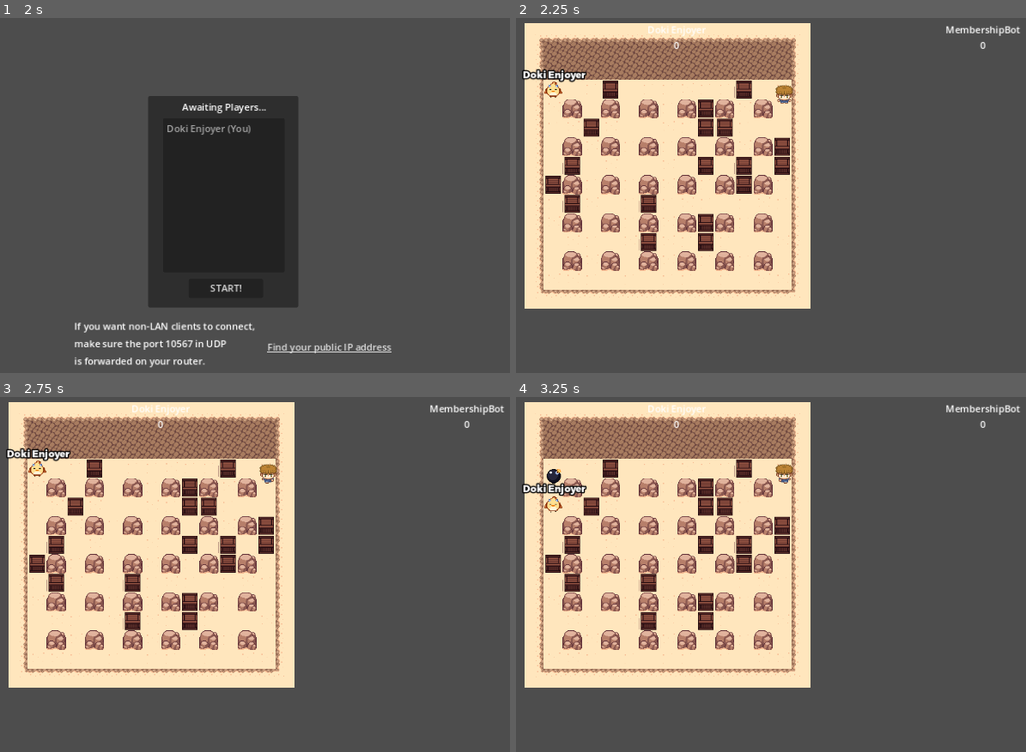
Above: before the commit, frames 1-4 (two rows, left to right).
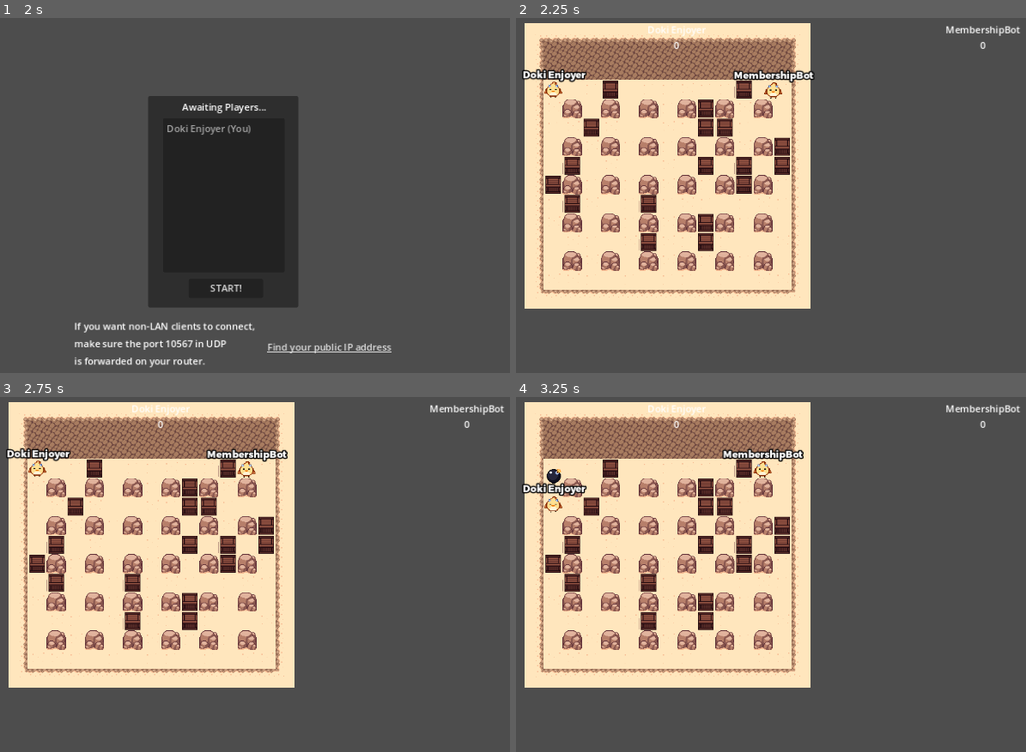
Above: after the commit, the same moments.

Repository: Dragoon-Project-Squad/bomberbird
Game: Godot game, scene res://scenes/lobby.tscn
Same seed, same stepped clock (60 frames per second), same inputs: the game is played once before the commit and once after it. Sound files missing from this copy of the repository are replaced by a short silence.
Inputs:
- Up to frame 1 (2 s): tap Enter at 0.5 s; hold D (move_right) 0.53-1.25 s; hold Space (set_bomb) 0.53-1.25 s; click "Host" at 1.25 s
- Up to frame 2 (2.25 s): click "START!" at 2 s
- Up to frame 3 (2.75 s): no input
- Up to frame 4 (3.25 s): hold S (move_down) from 2.78 s (still down); tap Space (set_bomb) at 2.85 s

Frame 1 is identical in both runs. In frame 2, 0.6% of the frame differs, in the area x 42-59%, y 14-25%; in frame 3, 0.7%, in the area x 40-57%, y 14-25%; in frame 4, 0.7%.

Commit message:
update ai player

Diff:
--- a/scenes/aiplayer.tscn
+++ b/scenes/aiplayer.tscn
@@ -1,32 +1,59 @@
-[gd_scene load_steps=18 format=3 uid="uid://de6bmnxah5ten"]
+[gd_scene load_steps=19 format=3 uid="uid://de6bmnxah5ten"]
 
 [ext_resource type="Script" path="res://scripts/aiplayer.gd" id="1_q4yqk"]
-[ext_resource type="Texture2D" uid="uid://bsqovikudjr0q" path="res://assets/player/charwalk.png" id="2_acxu8"]
+[ext_resource type="Texture2D" uid="uid://lckm0mdablaw" path="res://assets/player/chonkgoon_walk.png" id="2_ofygj"]
 [ext_resource type="FontFile" uid="uid://knb8u535cfkw" path="res://montserrat.otf" id="3_4dse3"]
 [ext_resource type="Script" path="res://scripts/player_controls.gd" id="4_66ljo"]
 [ext_resource type="AudioStream" uid="uid://c3dded4qppq4" path="res://sound/fx/playerhurt.wav" id="5_dlypu"]
 
-[sub_resource type="CircleShape2D" id="CircleShape2D_vs46n"]
-radius = 2.0
-
-[sub_resource type="RectangleShape2D" id="RectangleShape2D_i2bb5"]
-size = Vector2(46, 46)
+[sub_resource type="CircleShape2D" id="CircleShape2D_7m40b"]
+radius = 1.0
+
+[sub_resource type="RectangleShape2D" id="RectangleShape2D_knqv0"]
+size = Vector2(30, 30)
+
+[sub_resource type="Animation" id="Animation_cfor6"]
+length = 0.001
+tracks/0/type = "value"
+tracks/0/imported = false
+tracks/0/enabled = true
+tracks/0/path = NodePath("sprite:frame")
+tracks/0/interp = 1
+tracks/0/loop_wrap = true
+tracks/0/keys = {
+"times": PackedFloat32Array(0),
+"transitions": PackedFloat32Array(1),
+"update": 1,
+"values": [0]
+}
+tracks/1/type = "value"
+tracks/1/imported = false
+tracks/1/enabled = true
+tracks/1/path = NodePath("sprite:self_modulate")
+tracks/1/interp = 1
+tracks/1/loop_wrap = true
+tracks/1/keys = {
+"times": PackedFloat32Array(0),
+"transitions": PackedFloat32Array(1),
+"update": 0,
+"values": [Color(1, 1, 1, 1)]
+}
 
 [sub_resource type="Animation" id="2"]
 resource_name = "standing"
-length = 0.8
-loop_mode = 1
-tracks/0/type = "value"
-tracks/0/imported = false
-tracks/0/enabled = true
-tracks/0/path = NodePath("sprite:frame")
-tracks/0/interp = 1
-tracks/0/loop_wrap = true
-tracks/0/keys = {
-"times": PackedFloat32Array(0, 0.2, 0.4, 0.6),
-"transitions": PackedFloat32Array(1, 1, 1, 1),
-"update": 1,
-"values": [0, 4, 8, 12]
+length = 0.001
+loop_mode = 1
+tracks/0/type = "value"
+tracks/0/imported = false
+tracks/0/enabled = true
+tracks/0/path = NodePath("sprite:frame")
+tracks/0/interp = 1
+tracks/0/loop_wrap = true
+tracks/0/keys = {
+"times": PackedFloat32Array(0),
+"transitions": PackedFloat32Array(1),
+"update": 1,
+"values": [0]
 }
 
 [sub_resource type="Animation" id="3"]
@@ -68,25 +95,35 @@
 "update": 0,
 "values": [-6.28319, 0.0]
 }
+tracks/3/type = "value"
+tracks/3/imported = false
+tracks/3/enabled = true
+tracks/3/path = NodePath("sprite:self_modulate")
+tracks/3/interp = 1
+tracks/3/loop_wrap = true
+tracks/3/keys = {
+"times": PackedFloat32Array(0, 0.933333, 1),
+"transitions": PackedFloat32Array(1, 1, 1),
+"update": 0,
+"values": [Color(0.933537, 0.0630098, 0, 1), Color(0.784314, 0.0784314, 0.239216, 1), Color(1, 1, 1, 1)]
+}
 
 [sub_resource type="Animation" id="4"]
-length = 0.8
-loop_mode = 1
-tracks/0/type = "value"
-tracks/0/imported = false
-tracks/0/enabled = true
-tracks/0/path = NodePath("sprite:frame")
-tracks/0/interp = 1
-tracks/0/loop_wrap = true
-tracks/0/keys = {
-"times": PackedFloat32Array(0, 0.2, 0.4, 0.6),
-"transitions": PackedFloat32Array(1, 1, 1, 1),
-"update": 1,
-"values": [0, 4, 8, 12]
+loop_mode = 1
+tracks/0/type = "value"
+tracks/0/imported = false
+tracks/0/enabled = true
+tracks/0/path = NodePath("sprite:frame")
+tracks/0/interp = 1
+tracks/0/loop_wrap = true
+tracks/0/keys = {
+"times": PackedFloat32Array(0, 0.166667, 0.333333, 0.5, 0.666667, 0.833333),
+"transitions": PackedFloat32Array(1, 1, 1, 1, 1, 1),
+"update": 1,
+"values": [0, 1, 2, 3, 4, 5]
 }
 
 [sub_resource type="Animation" id="5"]
-length = 0.8
 loop_mode = 1
 step = 0.2
 tracks/0/type = "value"
@@ -96,14 +133,13 @@
 tracks/0/interp = 1
 tracks/0/loop_wrap = true
 tracks/0/keys = {
-"times": PackedFloat32Array(0, 0.2, 0.4, 0.6),
-"transitions": PackedFloat32Array(1, 1, 1, 1),
-"update": 1,
-"values": [1, 5, 9, 13]
+"times": PackedFloat32Array(0, 0.166667, 0.333333, 0.5, 0.666667, 0.833333),
+"transitions": PackedFloat32Array(1, 1, 1, 1, 1, 1),
+"update": 1,
+"values": [12, 13, 14, 15, 16, 17]
 }
 
 [sub_resource type="Animation" id="6"]
-length = 0.8
 loop_mode = 1
 step = 0.2
 tracks/0/type = "value"
@@ -113,14 +149,13 @@
 tracks/0/interp = 1
 tracks/0/loop_wrap = true
 tracks/0/keys = {
-"times": PackedFloat32Array(0, 0.2, 0.4, 0.6),
-"transitions": PackedFloat32Array(1, 1, 1, 1),
-"update": 1,
-"values": [3, 7, 11, 15]
+"times": PackedFloat32Array(0, 0.166667, 0.333333, 0.5, 0.666667, 0.8333),
+"transitions": PackedFloat32Array(1, 1, 1, 1, 1, 1),
+"update": 1,
+"values": [18, 19, 20, 21, 22, 23]
 }
 
 [sub_resource type="Animation" id="7"]
-length = 0.8
 loop_mode = 1
 step = 0.2
 tracks/0/type = "value"
@@ -130,14 +165,15 @@
 tracks/0/interp = 1
 tracks/0/loop_wrap = true
 tracks/0/keys = {
-"times": PackedFloat32Array(0, 0.2, 0.4, 0.6),
-"transitions": PackedFloat32Array(1, 1, 1, 1),
-"update": 1,
-"values": [2, 6, 10, 14]
+"times": PackedFloat32Array(0, 0.166667, 0.333333, 0.5, 0.666667, 0.833333),
+"transitions": PackedFloat32Array(1, 1, 1, 1, 1, 1),
+"update": 1,
+"values": [6, 7, 8, 9, 10, 11]
 }
 
 [sub_resource type="AnimationLibrary" id="AnimationLibrary_yb83i"]
 _data = {
+"RESET": SubResource("Animation_cfor6"),
 "standing": SubResource("2"),
 "stunned": SubResource("3"),
 "walk_down": SubResource("4"),
@@ -175,42 +211,41 @@
 [node name="sprite" type="Sprite2D" parent="."]
 position = Vector2(0.0750351, 6.23615)
 rotation = -6.28319
-texture = ExtResource("2_acxu8")
+texture = ExtResource("2_ofygj")
 offset = Vector2(-0.0750351, -6.23615)
-hframes = 4
+hframes = 6
 vframes = 4
 
 [node name="rect" type="CollisionPolygon2D" parent="."]
-polygon = PackedVector2Array(-21, -23, 21, -23, 21, -21, 23, -21, 23, 21, 21, 21, 21, 23, -21, 23, -21, 21, -23, 21, -23, -21, -21, -21)
+polygon = PackedVector2Array(-14, -15, 14, -15, 14, -14, 15, -14, 15, 14, 14, 14, 14, 15, -14, 15, -14, 14, -15, 14, -15, -14, -14, -14)
 
 [node name="corner1" type="CollisionShape2D" parent="."]
-position = Vector2(-21, -21)
-shape = SubResource("CircleShape2D_vs46n")
+position = Vector2(-14, -14)
+shape = SubResource("CircleShape2D_7m40b")
 
 [node name="corner2" type="CollisionShape2D" parent="."]
-position = Vector2(21, -21)
-shape = SubResource("CircleShape2D_vs46n")
+position = Vector2(14, -14)
+shape = SubResource("CircleShape2D_7m40b")
 
 [node name="corner3" type="CollisionShape2D" parent="."]
-position = Vector2(21, 21)
-shape = SubResource("CircleShape2D_vs46n")
+position = Vector2(14, 14)
+shape = SubResource("CircleShape2D_7m40b")
 
 [node name="corner4" type="CollisionShape2D" parent="."]
-position = Vector2(-21, 21)
-shape = SubResource("CircleShape2D_vs46n")
+position = Vector2(-14, 14)
+shape = SubResource("CircleShape2D_7m40b")
 
 [node name="origin_shape" type="CollisionShape2D" parent="."]
 visible = false
-shape = SubResource("RectangleShape2D_i2bb5")
+shape = SubResource("RectangleShape2D_knqv0")
 disabled = true
 
-[node name="anim" type="AnimationPlayer" parent="." groups=["ai_player"]]
+[node name="anim" type="AnimationPlayer" parent="."]
 libraries = {
 "": SubResource("AnimationLibrary_yb83i")
 }
 
 [node name="label" type="Label" parent="."]
-visible = false
 offset_left = -82.0
 offset_top = -35.0
 offset_right = 85.0
@@ -219,7 +254,7 @@
 size_flags_vertical = 0
 theme_override_fonts/font = ExtResource("3_4dse3")
 theme_override_font_sizes/font_size = 16
-text = "Player 2"
+text = "AI Dragoon 2"
 label_settings = SubResource("LabelSettings_5huhx")
 horizontal_alignment = 1
 
Binary file added: assets/bombcentered.png
Not shown, added: assets/bombcentered.png.import
